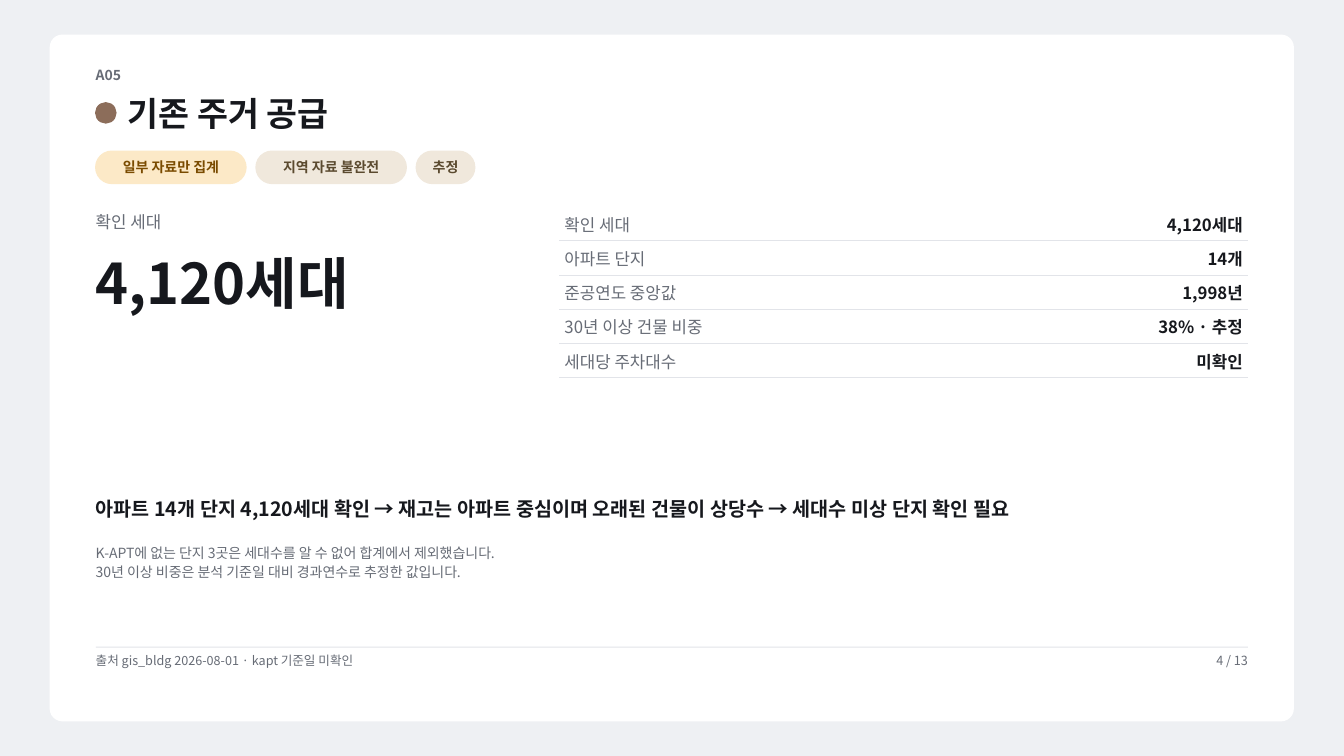
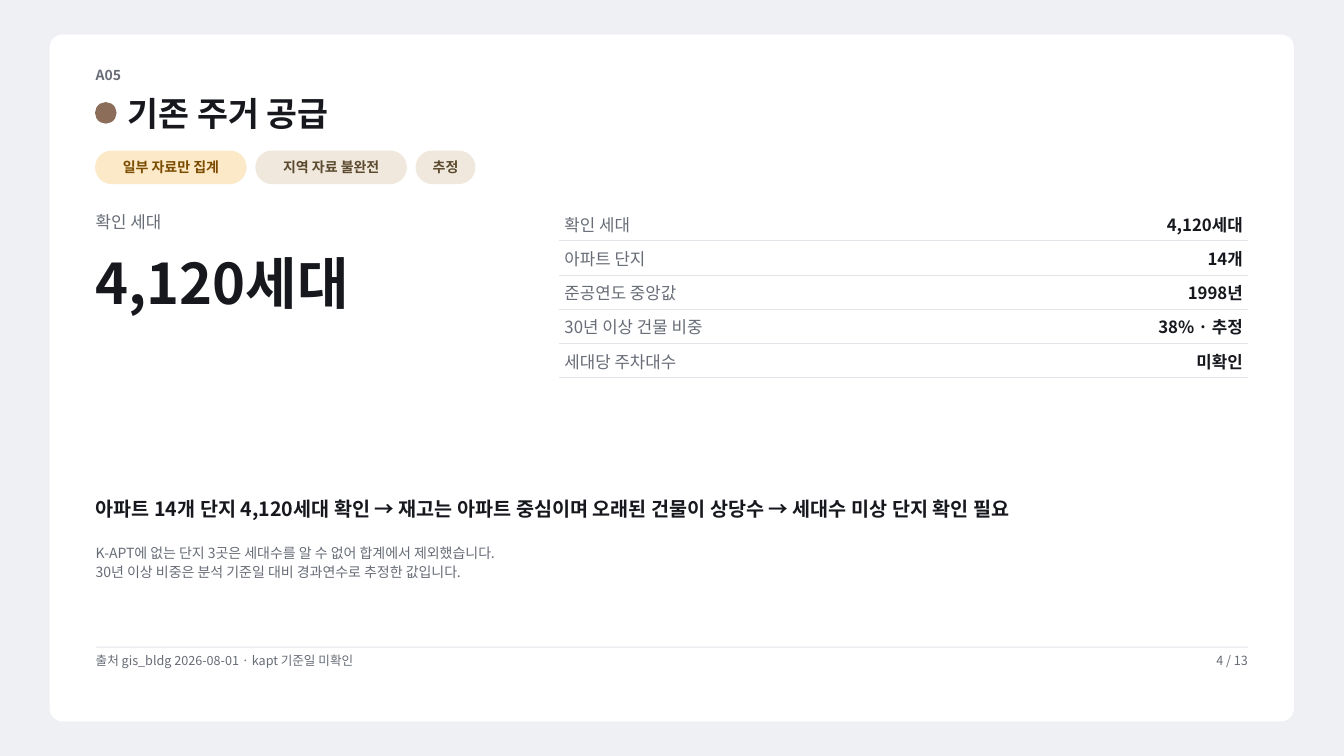
Before and after one commit to Boilorange6/16-SiteAnalysis, a slide deck: slide 4 of docs/design/p1c0/report-sample.pptx. Drawn at 1344x756 pixels with LibreOffice and Linux fonts; fonts in the diff are those of the drawing. Boxes give left, top, right and bottom in pixels: in the first picture for what was removed or moved away, otherwise in the second. Text is boxed around its words. In the diff, an @@ line names an element or a change of style, - is before the commit and + after.

```diff
--- a/docs/design/p1c0/report-sample.pptx
+++ b/docs/design/p1c0/report-sample.pptx
@@ table at bbox=[560, 207, 1248, 374] @@
-row 3, column 2: 1,998년
+row 3, column 2: 1998년
```
Also in this commit, not shown: 6 other files.
